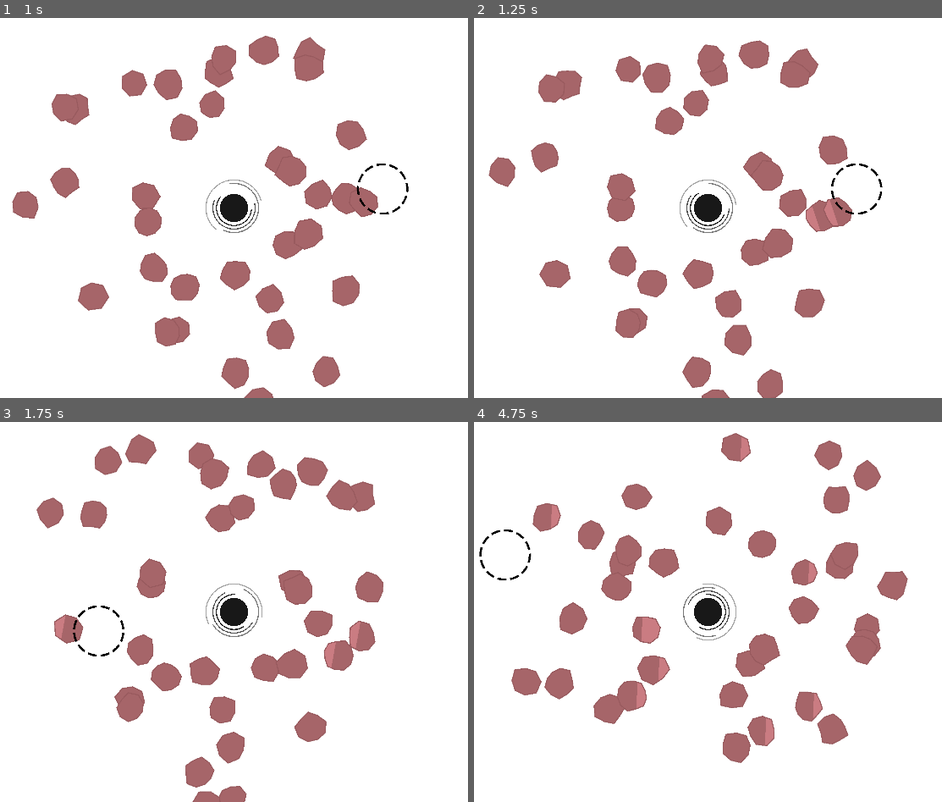
Above: before the commit, frames 1-4 (two rows, left to right).
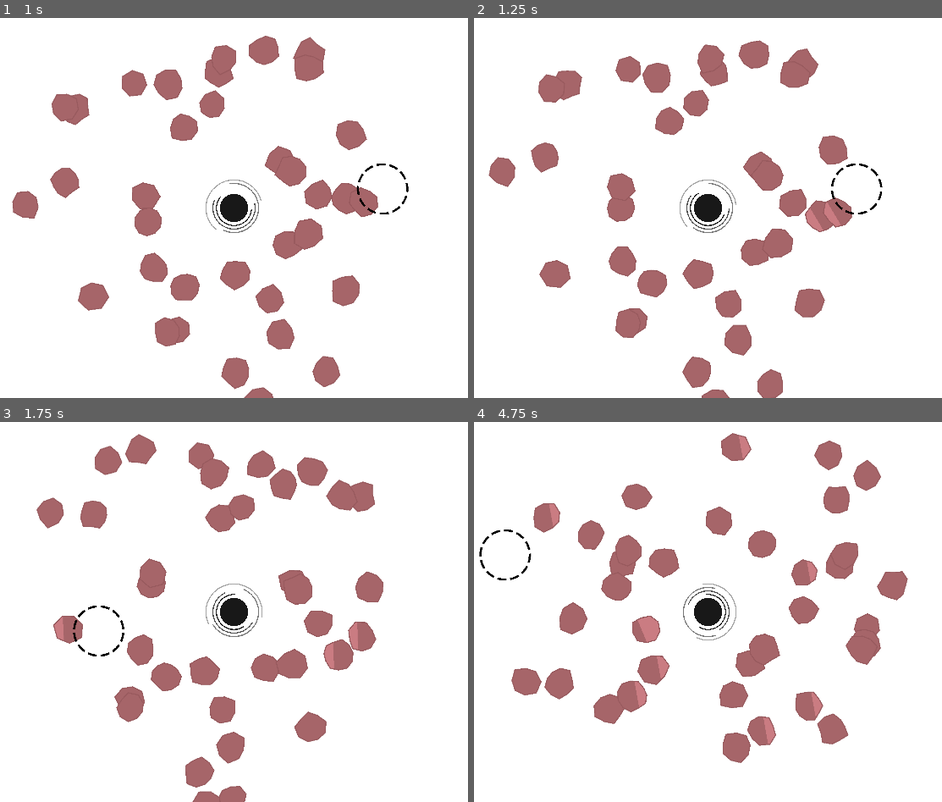
Above: after the commit, the same moments.

Repository: fatihceyln/a-game-about-feeding-a-black-hole
Game: Godot game, scene res://main/main.tscn
Two runs of this game, one before a commit and one after it. Both use one fixed random seed, a clock stepped at 60 frames per second and the inputs below. The project has no main scene, so this scene is started directly.
Inputs (mouse positions are in pixels of both pictures, inside the frame that each line leads up to):
- Up to frame 1 (1 s): move the mouse to (383, 189) at 0.52 s
- Up to frame 2 (1.25 s): no input
- Up to frame 3 (1.75 s): move the mouse to (98, 631) at 1.27 s
- Up to frame 4 (4.75 s): move the mouse to (773, 528) at 2.02 s; move the mouse to (675, 688) at 2.77 s; move the mouse to (909, 669) at 3.52 s; move the mouse to (506, 555) at 4.27 s

Frame 1 is identical in both runs. In frame 2, 0.1% of the frame differs, in the area x 70-81%, y 47-57%; in frame 3, 0.2%; in frame 4, 0.5%, in the area x 12-75%, y 2-86%.

Commit message:
Add hit animation to Asteroid that triggers on damage taken, enhancing visual feedback with rotation and scale tweening effects.

Diff:
--- a/asteroid/asteroid.gd
+++ b/asteroid/asteroid.gd
@@ -98,3 +98,20 @@
 	fill_material.set_shader_parameter("progress", 1 - (float(health) / float(MAX_HEALTH)))
 	if health <= 0:
 		queue_free()
+	else:
+		play_hit_animation()
+
+
+func play_hit_animation() -> void:
+	var current_rotation: float = rotation
+	var new_rotation: float = current_rotation + randf_range(deg_to_rad(15), deg_to_rad(60))
+	var tween: Tween = create_tween()
+	tween.set_parallel(true)
+	tween.tween_property(self, "rotation", new_rotation, 0.1)\
+		.set_ease(Tween.EASE_IN).set_trans(Tween.TRANS_CUBIC)
+	tween.tween_property(self, "scale", Vector2(1.35, 1.35), 0.1)\
+		.set_ease(Tween.EASE_IN).set_trans(Tween.TRANS_CUBIC)
+	tween.tween_property(self, "scale", Vector2.ONE, 0.1)\
+		.set_ease(Tween.EASE_OUT).set_trans(Tween.TRANS_CUBIC).set_delay(0.1)
+	tween.tween_property(self, "rotation", current_rotation, 0.1)\
+		.set_ease(Tween.EASE_OUT).set_trans(Tween.TRANS_CUBIC).set_delay(0.1)
